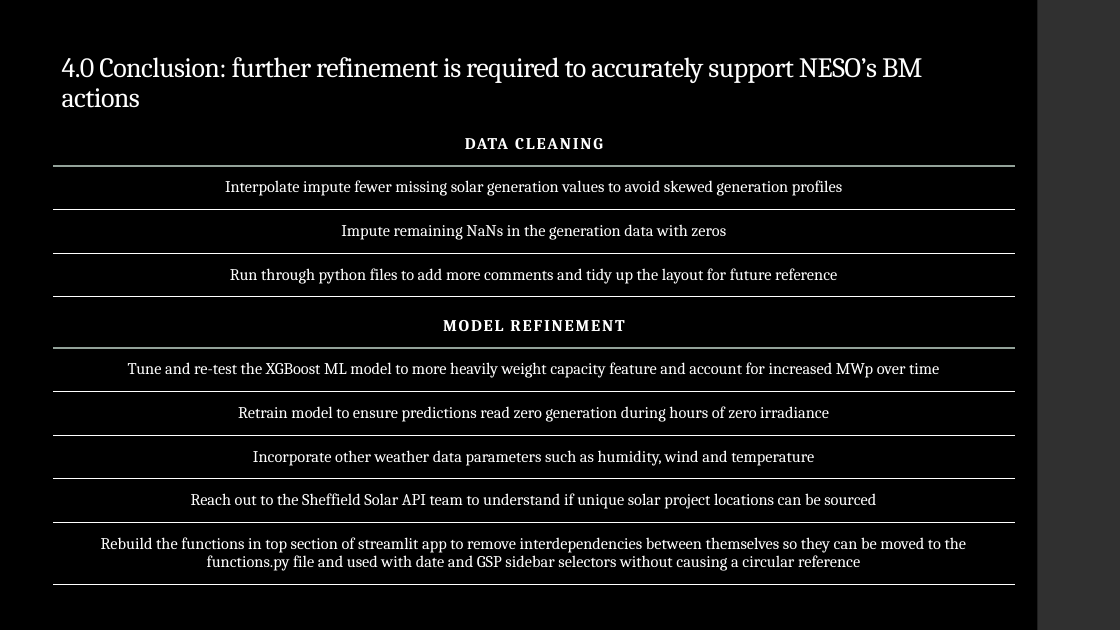
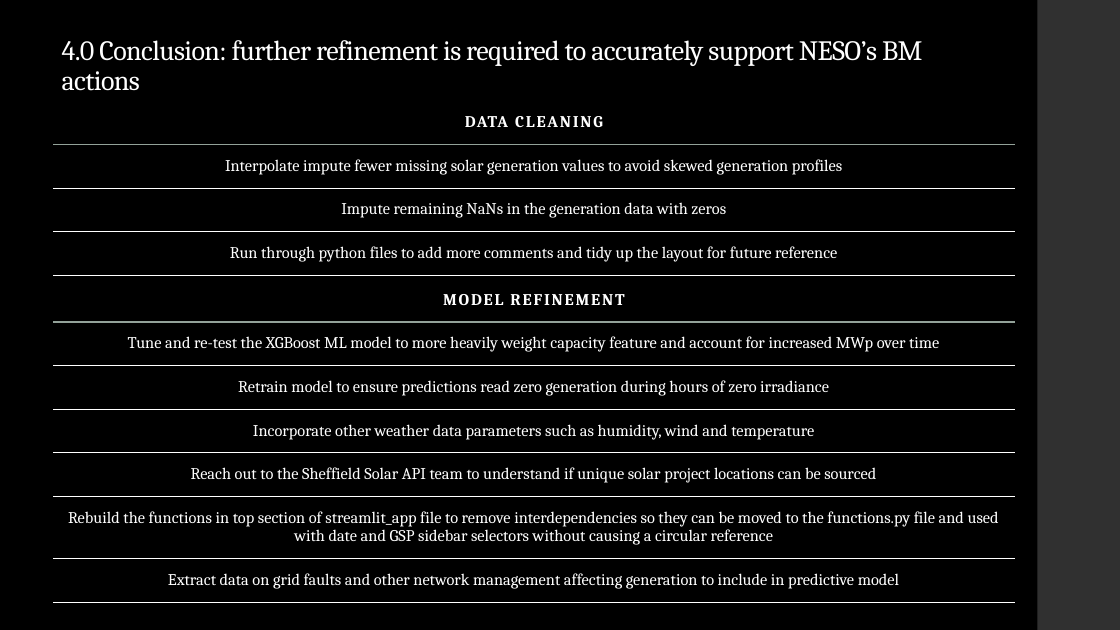
Before and after one commit to samhsforrest-collab/UK-Embedded-Solar-2026, a slide deck: slide 15 of presentation/UK Embedded Solar Generation.pptx. Drawn at 1120x630 pixels with LibreOffice and Linux fonts; fonts in the diff are those of the drawing. Boxes give left, top, right and bottom in pixels: in the first picture for what was removed or moved away, otherwise in the second. Text is boxed around its words. In the diff, an @@ line names an element or a change of style, - is before the commit and + after.

```diff
--- a/presentation/UK Embedded Solar Generation.pptx
+++ b/presentation/UK Embedded Solar Generation.pptx
@@ title "4.0 Conclusion: further refinement is ..." moved from (x1=62, y1=57, x2=922, y2=108) to (x1=62, y1=40, x2=922, y2=91) @@
@@ table moved from (x1=53, y1=123, x2=1015, y2=300) to (x1=53, y1=101, x2=1015, y2=278) @@
@@ table at (x1=53, y1=278, x2=1015, y2=608) @@
-row 6: Rebuild the functions in top section of streamlit app to remove interdependencies between themselves so they can be moved to the functions.py file and used with date and GSP sidebar selectors without causing a circular reference
+row 6: Rebuild the functions in top section of streamlit_app file to remove interdependencies so they can be moved to the functions.py file and used with date and GSP sidebar selectors without causing a circular reference
+row 7: Extract data on grid faults and other network management affecting generation to include in predictive model
@@ table resized from (x1=53, y1=304, x2=1015, y2=590) to (x1=53, y1=278, x2=1015, y2=608) @@
```
Also in this commit, not shown: 9 other slides changed, 1 other file.
